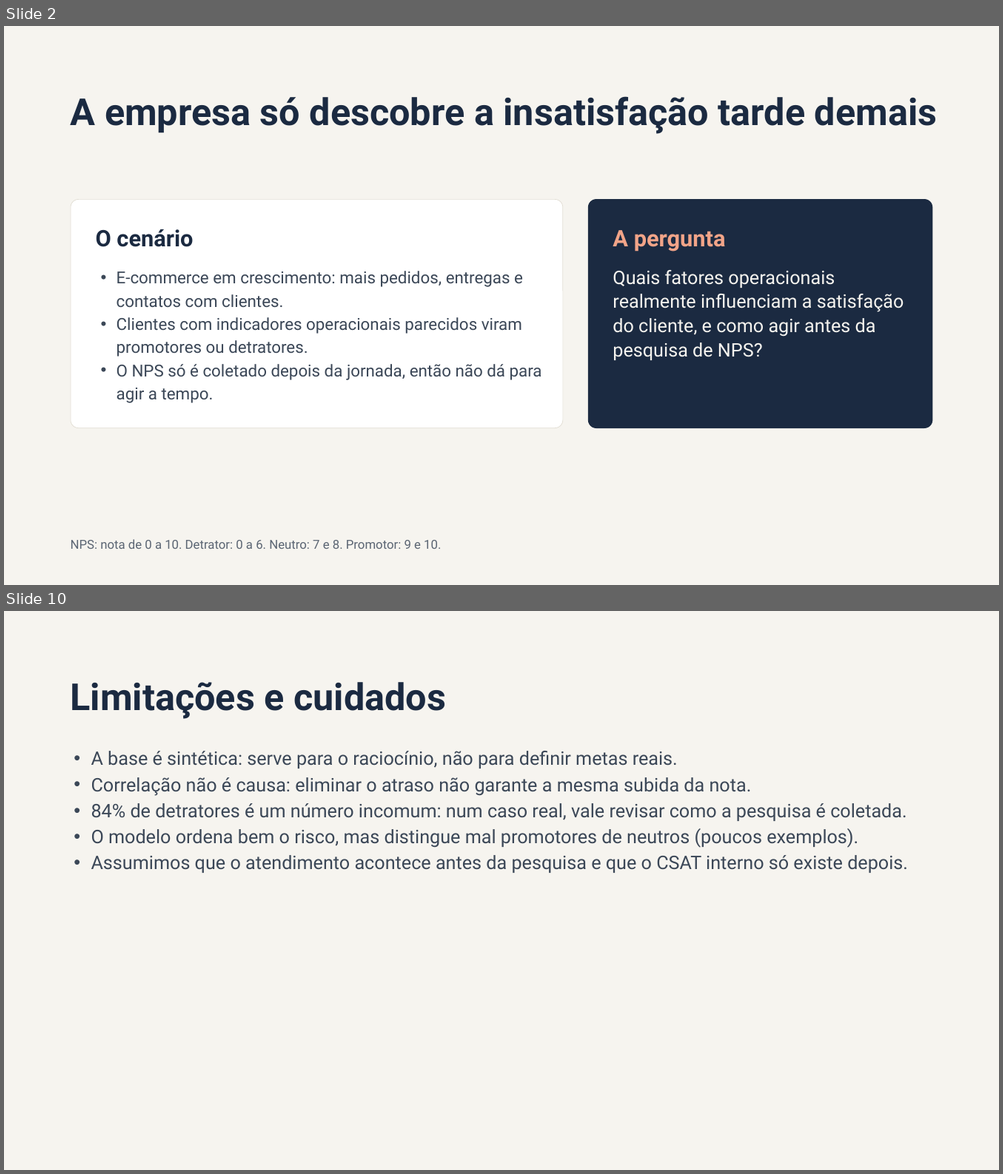
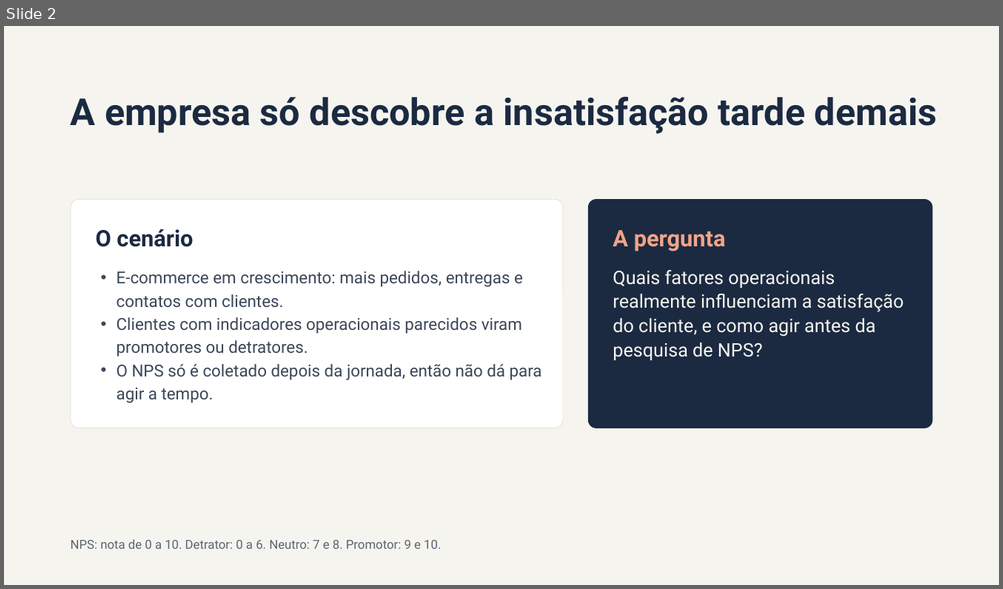
Before and after one commit to ViviNeris/Cases-fiap-IAScientist, a slide deck: fase-1/tech-challenge-nps/reports/NPS o que faz o cliente virar detrator.pptx. Shown one above the other, each under a label of ours: slides 2 and 10 before the commit, slide 2 after it; the slides between them are not shown. The pictures are 1003x1174 and 1003x589 pixels, drawn with LibreOffice and Linux fonts; fonts in the diff are those of the drawing. Boxes give left, top, right and bottom in pixels: in the first picture for what was removed or moved away, otherwise in the second. Text is boxed around its words. In the diff, an @@ line names an element or a change of style, - is before the commit and + after.

```diff
--- a/fase-1/tech-challenge-nps/reports/NPS o que faz o cliente virar detrator.pptx
+++ b/fase-1/tech-challenge-nps/reports/NPS o que faz o cliente virar detrator.pptx
@@ slide 10 removed at [4,611,999,1170], background #F6F4EF @@
@@ title removed at [71,682,446,719] @@
-Limitações e cuidados
@@ text removed at [91,751,908,873] @@
-• A base é sintética: serve para o raciocínio, não para definir metas reais.
-• Correlação não é causa: eliminar o atraso não garante a mesma subida da nota.
-• 84% de detratores é um número incomum: num caso real, vale revisar como a pesquisa é coletada.
-• O modelo ordena bem o risco, mas distingue mal promotores de neutros (poucos exemplos).
-• Assumimos que o atendimento acontece antes da pesquisa e que o CSAT interno só existe depois.
```
Also in this commit, not shown: 4 slides changed, 1 slide added, 4 other slides removed.
